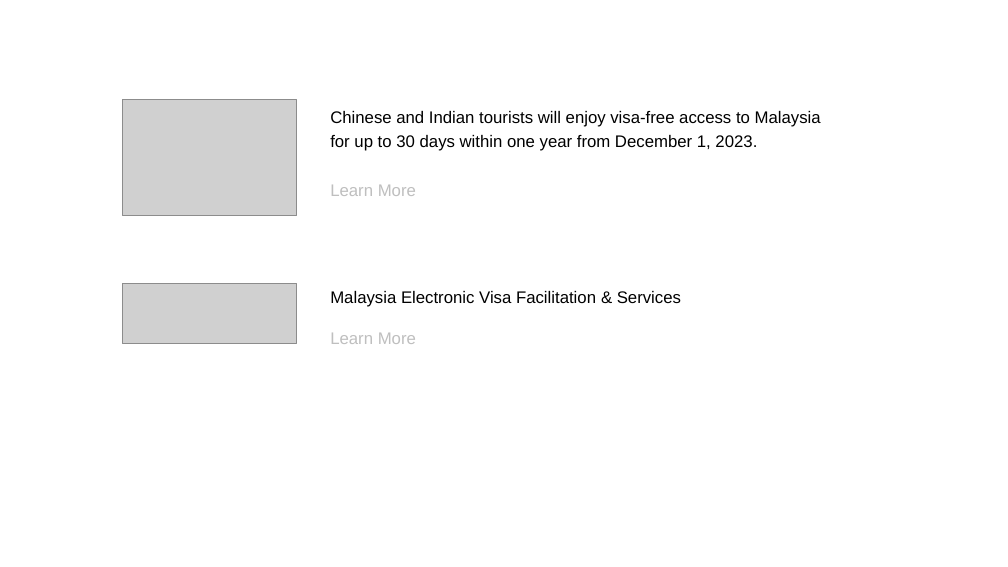
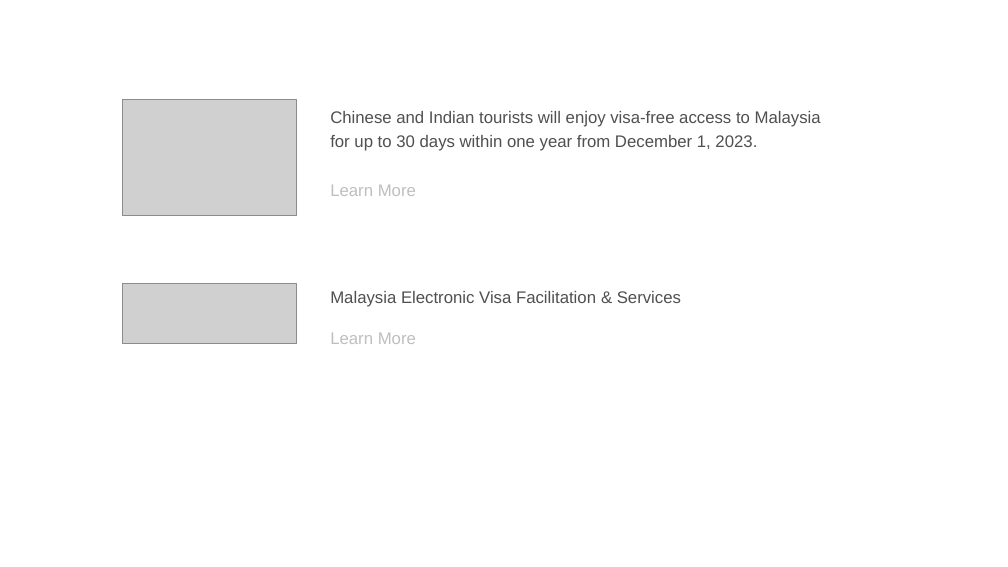
Before and after one commit to zhangxy911/zhangxy911.github.io, a slide deck: slide 5 of assets/figures.pptx. Drawn at 1008x567 pixels with LibreOffice and Linux fonts; fonts in the diff are those of the drawing; grey boxes stand for pictures. Boxes give left, top, right and bottom in pixels: in the first picture for what was removed or moved away, otherwise in the second. Text is boxed around its words. In the diff, an @@ line names an element or a change of style, - is before the commit and + after.

```diff
--- a/assets/figures.pptx
+++ b/assets/figures.pptx
@@ text at (330, 111, 821, 151): text colour #000000 to #505050 @@
@@ text at (330, 291, 681, 307): text colour #000000 to #505050 in "Malaysia Electronic Visa Facilitation & Services" @@
```
Also in this commit, not shown: 1 other slide changed, 6 other files.
